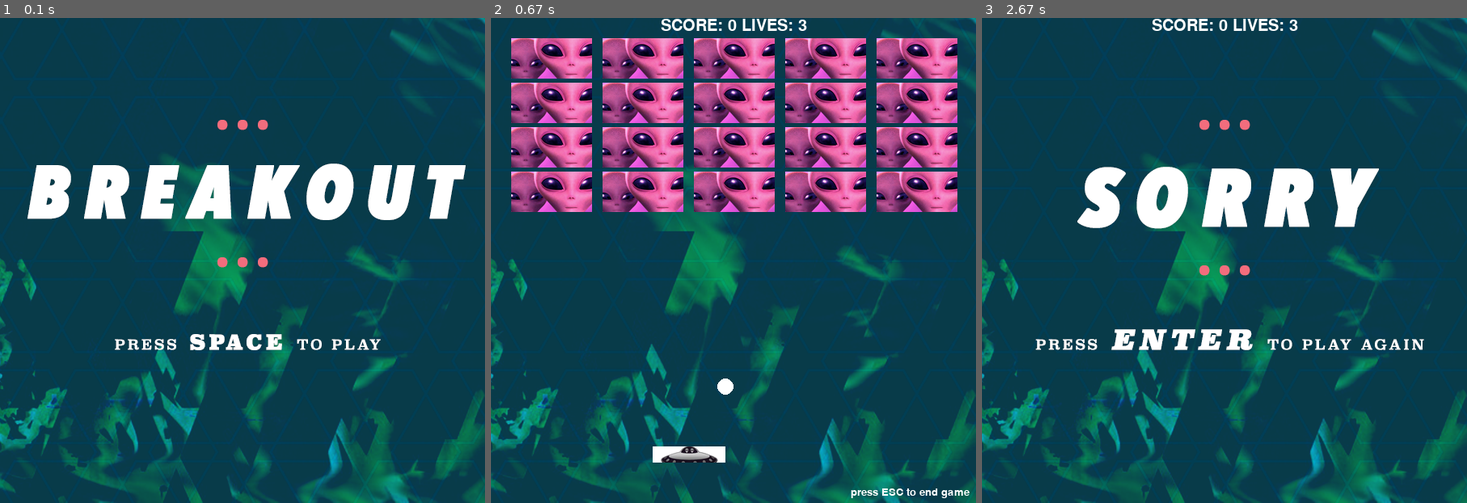
Above: before the commit, frames 1-3 (left to right).
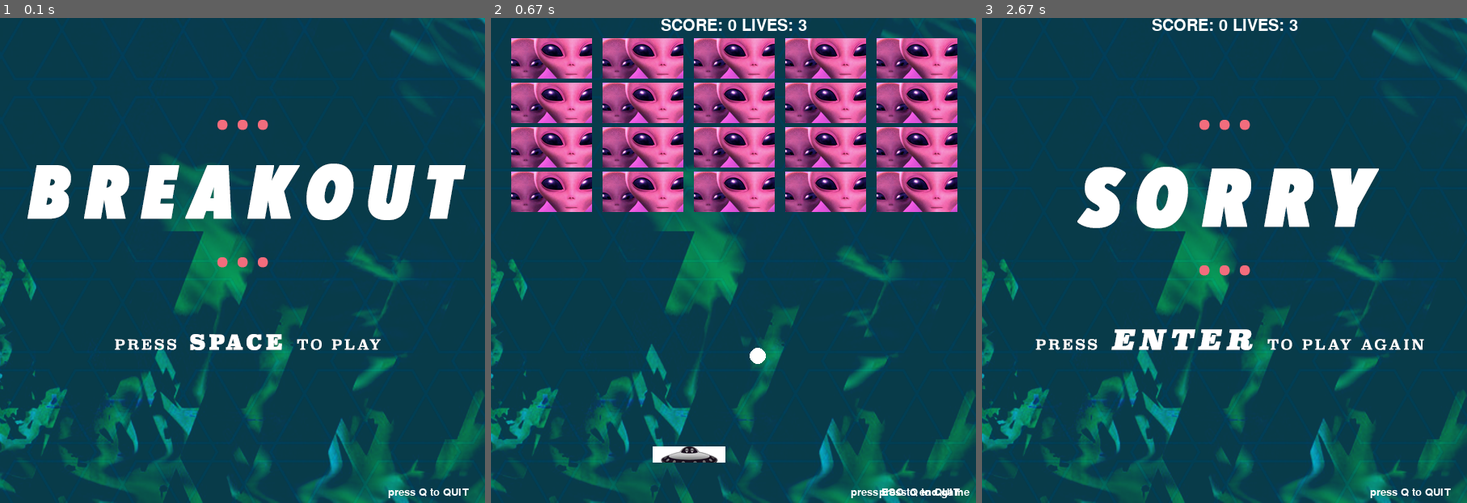
Above: after the commit, the same moments.

Repository: urilee/Pygame-Proj4
Game: pygame game, started from pygameproj.py
Two runs of this game, one before a commit and one after it. Both use one fixed random seed, a clock stepped at 60 frames per second and the inputs below.
Inputs:
- Up to frame 1 (0.1 s): no input
- Up to frame 2 (0.67 s): tap Space at 0.33 s
- Up to frame 3 (2.67 s): hold Esc 0.67-1.13 s; hold Right 0.67-1.13 s; tap Enter at 1.17 s; hold Esc from 2.5 s (still down); hold Left from 2.5 s (still down)

The runs differ from the first frame. In frame 1, 0.1% of the frame differs, in the area x 80-97%, y 97-99%; in frame 2, 0.3%, in the area x 46-97%, y 68-99%; in frame 3, 0.1%.

Commit message:
final changes

Diff:
--- a/pygameproj.py
+++ b/pygameproj.py
@@ -1,15 +1,15 @@
 #Breakout version by Uriel Lee
 
-import random
 import sys
 import pygame
 import os
 
+#these are all constants
 #dimensions for display screen
 display_screen = screen_w, screen_h = 600, 600
 screen = pygame.display.set_mode(display_screen)
 
-#constants
+#game state constants
 intro = 0
 ball_in_paddle = 1
 playing = 2
@@ -19,7 +19,9 @@
 #images for the background
 background_image = (pygame.image.load(os.path.join('images','start.png')), pygame.image.load(os.path.join('images','game.png')),pygame.image.load(os.path.join('images','game2.png')), pygame.image.load(os.path.join('images','won.png')), pygame.image.load(os.path.join('images','lose.png')))
 
+
 class Colors:
+
 	ball_color = (255, 255, 255) #white
 	paddle_color = (139, 137, 137) #snow
 
@@ -33,6 +35,8 @@
 
 		self.y = display_screen[0] - 70
 		self.rect = pygame.Rect(200, self.y, self.width, self.height) #left, top, width, height
+
+		#initial x and y position
 		self.rect.x = 200
 		self.rect.y = self.y
 		self.max_paddle = display_screen[0] - self.width
@@ -42,22 +46,27 @@
 	def __init__(self):
 		self.img = pygame.image.load(os.path.join('images','brick.png'))
 		self.rect = self.img.get_rect()
+		#dimensions
 		self.l = self.rect.right - self.rect.left
 		self.h = self.rect.bottom - self.rect.top
 
 class Ball(pygame.sprite.Sprite):
 
 	def __init__(self):
-		self.y = display_screen[0] - 70 #sets how high the paddle is
 		self.diameter = 20
 		self.radius = int(self.diameter / 2)
 		self.max_ball_x = display_screen[0] - self.diameter
 		self.max_ball_y = display_screen[1] - self.diameter
 
+		self.y = display_screen[0] - 70 #how high the paddle is
 		self.rect = pygame.Rect(200, self.y - self.diameter, self.diameter, self.radius)
+
+		#initial x and y position
 		self.rect.x = 200
 		self.rect.y = self.y
-		self.v = [4,-4]
+
+		#x and y velocity
+		self.v = [6,-6]
 
 class Game(pygame.sprite.Sprite):
 
@@ -69,6 +78,8 @@
 		self.lives = 3
 		self.score = 0
 		self.state = intro
+
+		#sounds
 		self.sound = pygame.mixer.Sound(os.path.join('sounds','power.wav'))
 		self.sound_lose = pygame.mixer.Sound(os.path.join('sounds','sad.wav'))
 		self.sound_win = pygame.mixer.Sound(os.path.join('sounds','yay.wav'))
@@ -106,12 +117,12 @@
 
 		#paddle movement
 		if keys[pygame.K_LEFT]:
-			self.paddle.rect.x -= 5
+			self.paddle.rect.x -= 8
 			if self.paddle.rect.x < 0:
 				self.paddle.rect.x = 0
 
 		if keys[pygame.K_RIGHT]:
-			self.paddle.rect.x += 5
+			self.paddle.rect.x += 8
 			if self.paddle.rect.x > self.paddle.max_paddle:
 				self.paddle.rect.x = self.paddle.max_paddle
 
@@ -127,11 +138,17 @@
 		elif keys[pygame.K_ESCAPE]:
 			self.state = game_over
 
-	def move_ball(self):
+		#press q to completely quite out of the game
+		elif keys[pygame.K_q]:
+			pygame.quit()
+			sys.exit()
+
+	def ball_movement(self):
 		self.ball.rect.x += self.ball.v[0] #x direction
 		self.ball.rect.y  += self.ball.v[1] #y direction
 
-		#makes sure that the ball stays in boundaries
+		#makes sure that the ball stays in boundaries - reverses direction when hits wall
+		#x position
 		if self.ball.rect.x <= 0:
 			self.ball.rect.x = 0
 			self.ball.v[0] = -self.ball.v[0]
@@ -140,6 +157,7 @@
 			self.ball.rect.x = self.ball.max_ball_x
 			self.ball.v[0] = -self.ball.v[0]
 
+		#y position
 		if self.ball.rect.y < 0:
 			self.ball.rect.y = 0
 			self.ball.v[1] = -self.ball.v[1]
@@ -148,7 +166,7 @@
 			self.ball.rect.y = self.ball.max_ball_y
 			self.ball.v[1] = -self.ball.v[1]
 
-	def handle_collisions(self):
+	def collisions(self):
 		#when ball hits bricks - removes bricks - reverses direction
 		for brick in self.lists:
 			if self.ball.rect.colliderect(brick):
@@ -158,7 +176,7 @@
 				self.lists.remove(brick)
 				break
 
-		#no more bricks in the list
+		#no more bricks in the list - winner
 		if len(self.lists) == 0:
 			self.state = won
 
@@ -185,36 +203,42 @@
 		scorerect.centerx = screen.get_rect().centerx #places score at the top center
 		screen.blit(score, scorerect)
 
-	def show_text(self):
+	def show_esc(self):
 		font = pygame.font.Font(None, 20)
 		text = font.render("press ESC to end game", True, (Colors.ball_color))
 		textrect = text.get_rect()
 		screen.blit(text, (445, 580))
 
+	def show_quit(self):
+		font = pygame.font.Font(None, 20)
+		text = font.render("press Q to QUIT", True, (Colors.ball_color))
+		textrect = text.get_rect()
+		screen.blit(text, (480, 580))
+
 	def status_of_game(self):
 		screen.blit(background_image[self.state], (0,0, screen_w, screen_h), (0,0,screen_w, screen_h))
 
 		if self.state == ball_in_paddle or self.state == playing:
 			self.show_score()
-			self.show_text()
-			self.move_ball()
-			self.handle_collisions()
+			self.show_esc()
+			self.ball_movement()
+			self.collisions()
 			self.draw_things()
+			pygame.display.set_caption("KILL THE ALIENS!!")
 
 		elif self.state == intro:
+			pygame.display.set_caption("BREAKOUT")
 			pygame.mixer.stop()
-			pass
 
 		elif self.state == game_over:
 			self.show_score()
 			self.sound_lose.play()
-			pass
+			pygame.display.set_caption("TRY AGAIN?")
 
 		elif self.state == won:
 			self.show_score()
 			self.sound_win.play()
-			pass
-
+			pygame.display.set_caption("CONGRATS!!")
 
 	def run(self):
 		while 1:
@@ -224,8 +248,8 @@
 
 			self.play_game()
 			self.status_of_game()
-
-			pygame.display.set_caption("BREAKOUT")
+			self.show_quit()
+
 			pygame.display.flip()
 
 if __name__ == "__main__":
